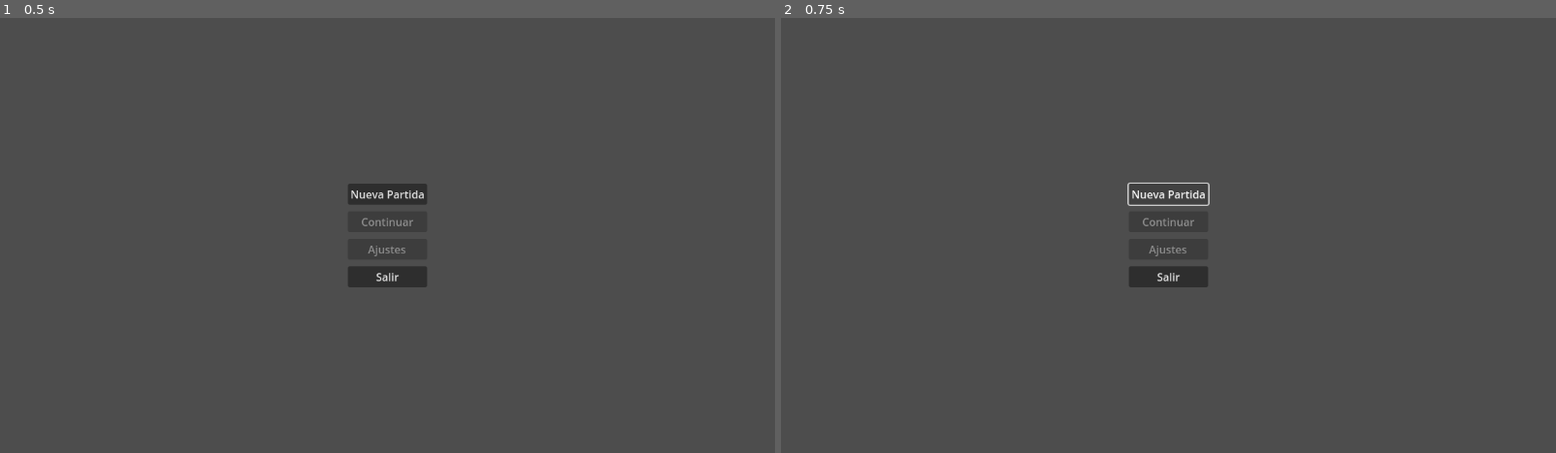
Above: before the commit, frames 1-2 (left to right).
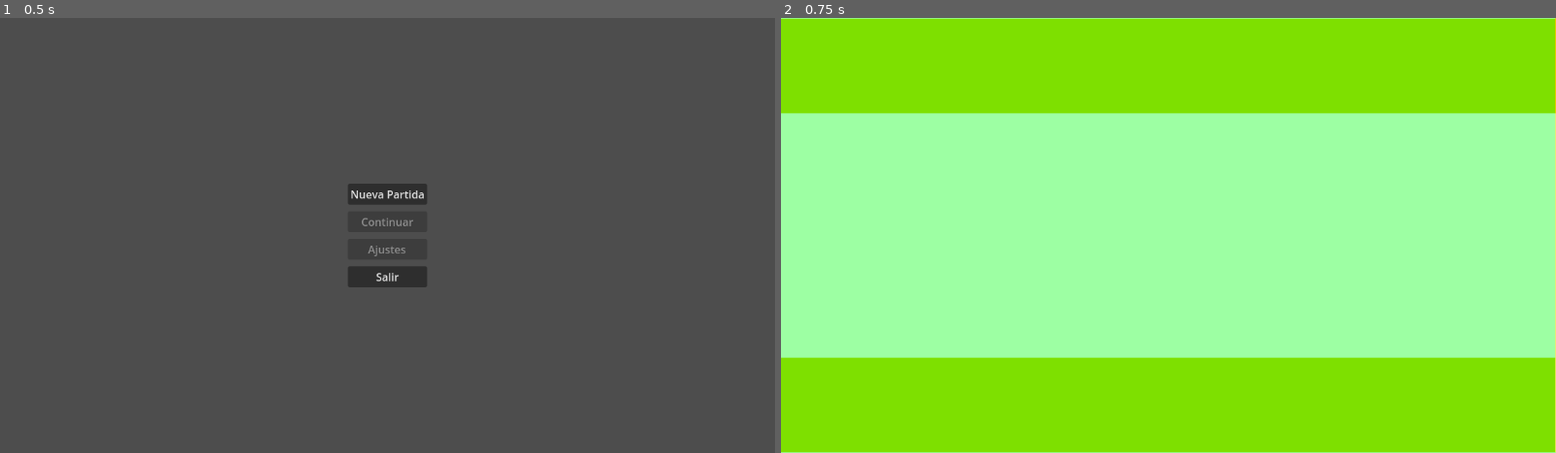
Above: after the commit, the same moments.

Repository: ztamagoru/TP-PII-godot
Game: Godot game, scene res://scenes/MainMenu.tscn
Two runs of this game, one before a commit and one after it. Both use one fixed random seed, a clock stepped at 60 frames per second and the inputs below. The project has no main scene, so this scene is started directly.
Inputs:
- Up to frame 1 (0.5 s): no input
- Up to frame 2 (0.75 s): click "Nueva Partida" at 0.5 s

Frame 1 is identical in both runs. In frame 2, 100% of the frame differs, in the area x 0-100%, y 0-100%.

Commit message:
botón de "nueva partida" cambia de escena al tutorial

Diff:
--- a/scenes/MainMenu.tscn
+++ b/scenes/MainMenu.tscn
@@ -1,6 +1,7 @@
-[gd_scene load_steps=2 format=3 uid="uid://svu0lyyb4fws"]
+[gd_scene load_steps=3 format=3 uid="uid://svu0lyyb4fws"]
 
 [ext_resource type="Script" uid="uid://cbqphs2cn0bb8" path="res://scenes/main_menu.gd" id="1_yqorp"]
+[ext_resource type="PackedScene" uid="uid://bqkpl6jodajhc" path="res://scenes/niveles/tutorial_movimiento.tscn" id="2_0ykhv"]
 
 [node name="MainMenu" type="Control"]
 layout_mode = 3
@@ -10,6 +11,7 @@
 grow_horizontal = 2
 grow_vertical = 2
 script = ExtResource("1_yqorp")
+tutorial = ExtResource("2_0ykhv")
 
 [node name="MarginContainer" type="MarginContainer" parent="."]
 layout_mode = 1
--- a/scenes/main_menu.gd
+++ b/scenes/main_menu.gd
@@ -1,7 +1,12 @@
 extends Control
 
+@export var tutorial : PackedScene
+
+func _ready():
+	pass
+
 func new_game_pressed():
-	pass
+	get_tree().change_scene_to_packed(tutorial)
 
 func continue_game_pressed():
 	pass
